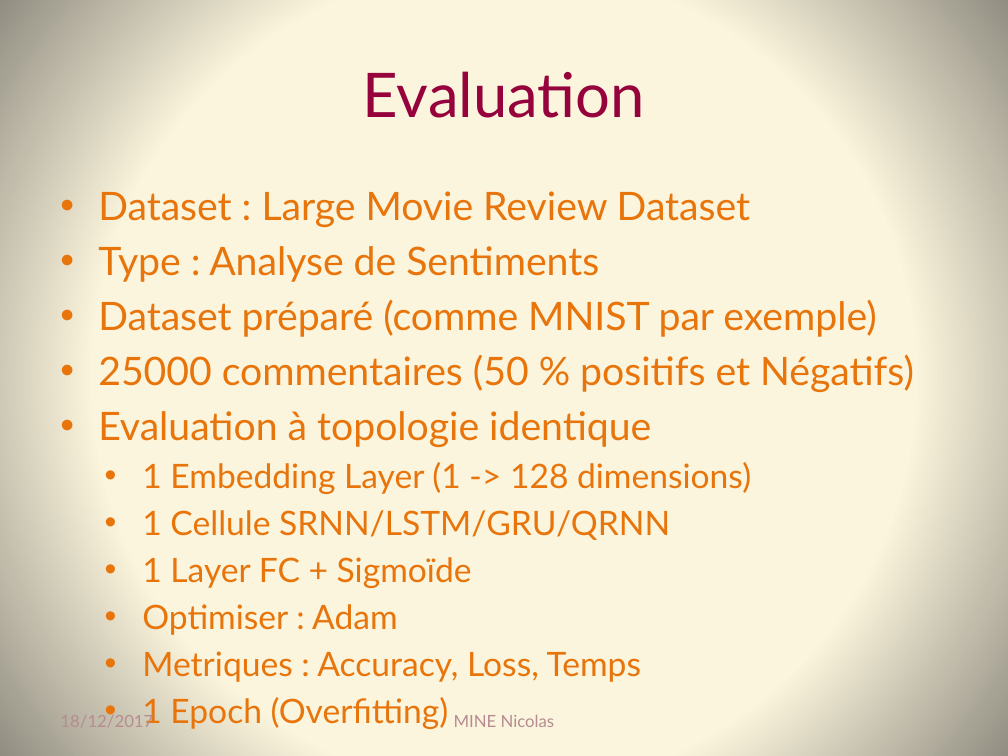
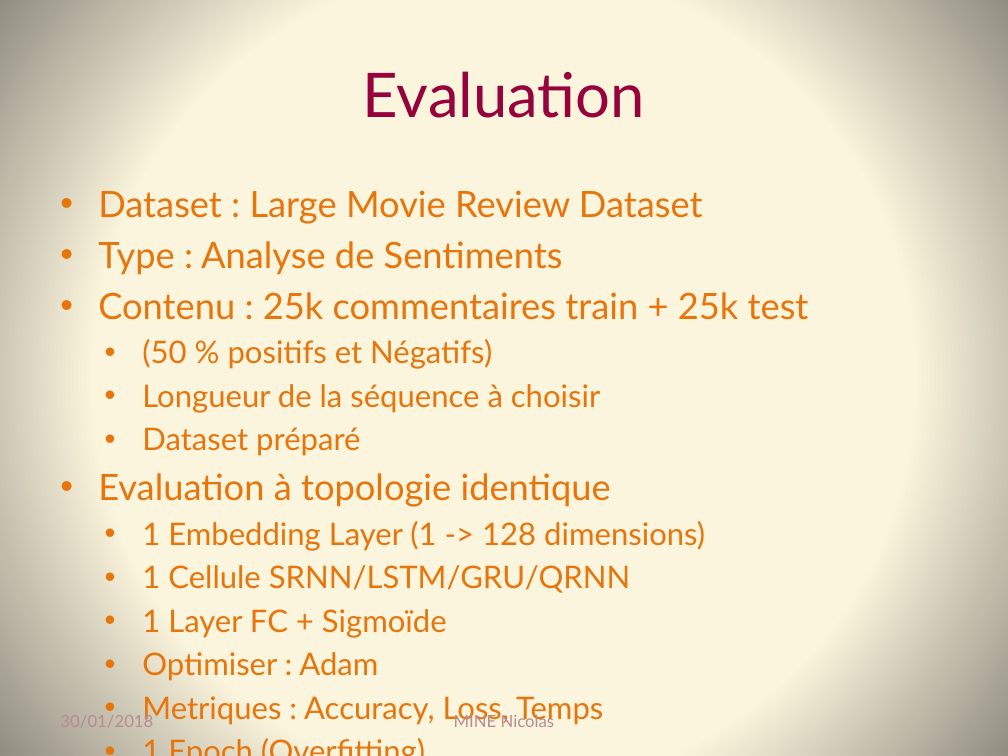
Before and after one commit to Coni63/OC_DS, a slide deck: slide 10 of P8/Presentation_projet_8.pptx. Drawn at 1008x756 pixels with LibreOffice and Linux fonts; fonts in the diff are those of the drawing. Boxes give left, top, right and bottom in pixels: in the first picture for what was removed or moved away, otherwise in the second. Text is boxed around its words. In the diff, an @@ line names an element or a change of style, - is before the commit and + after.

```diff
--- a/P8/Presentation_projet_8.pptx
+++ b/P8/Presentation_projet_8.pptx
@@ text at [98,190,705,725]: size 28 to 25.9 pt in "Dataset : Large Movie Review Dataset", "Type : Analyse de Sentiments", "Evaluation à topologie identique"; size 24 to 22.2 pt in "1 Embedding Layer (1 -> 128 dimensions)", "1 Cellule SRNN/LSTM/GRU/QRNN", "1 Layer FC + Sigmoïde", "Optimiser : Adam" and 2 more places @@
@@ text at [98,292,809,456]: text changed; size 28 to 22.2 pt @@
-  • Dataset préparé (comme MNIST par exemple)
-  • 25000 commentaires (50 % positifs et Négatifs)
+  • Contenu : 25k commentaires train + 25k test
+    • (50 % positifs et Négatifs)
+    • Longueur de la séquence à choisir
+    • Dataset préparé
@@ text at [60,713,153,727]: text changed @@
-18/12/2017
+30/01/2018
```
Also in this commit, not shown: 17 other slides changed, 3 other files.
